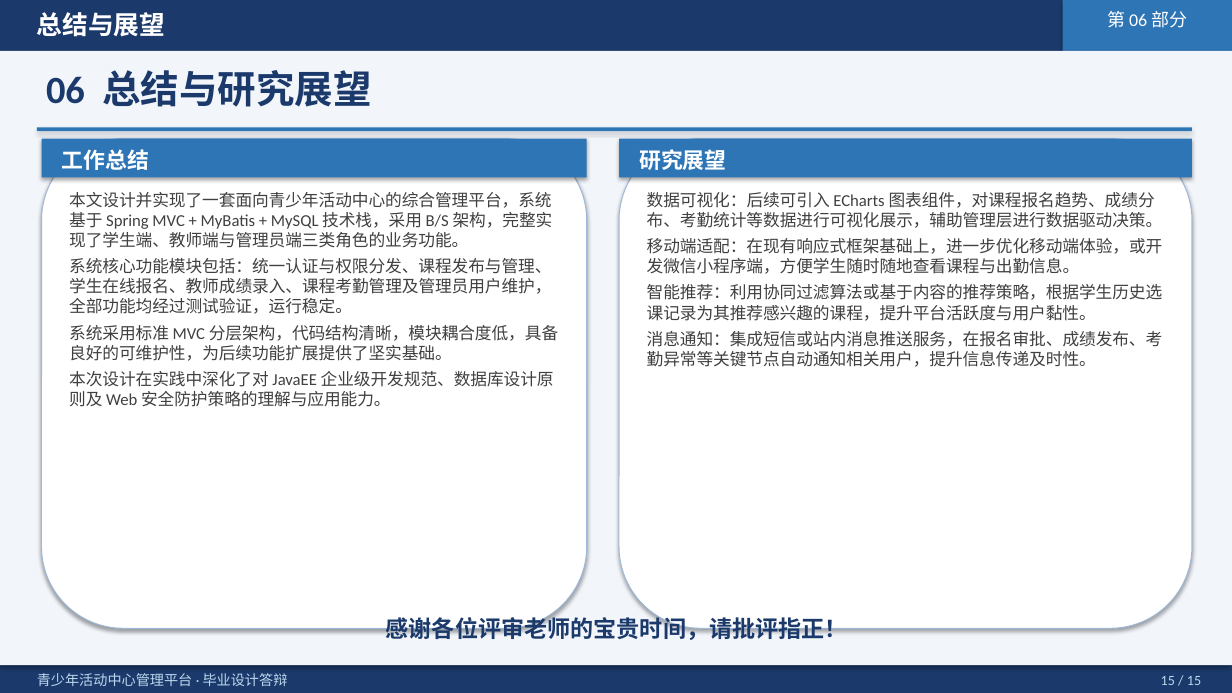
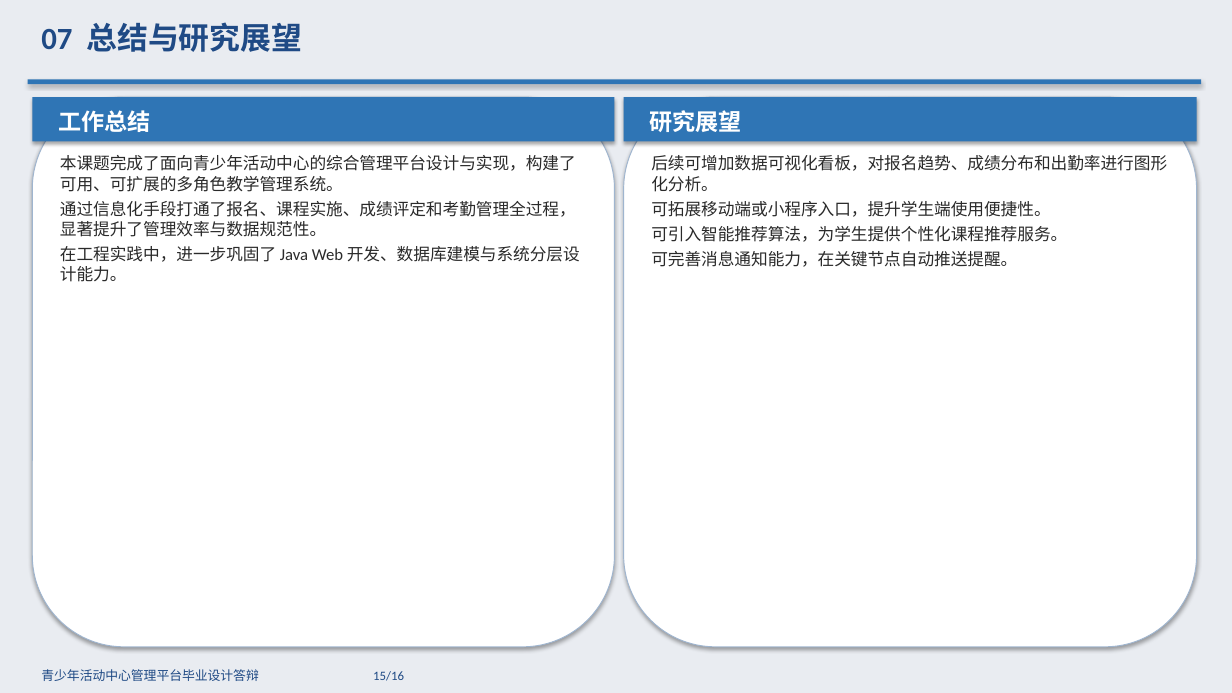
Before and after one commit to cxkqq/Student_Exam, a slide deck: slide 15 of defense_ppt.pptx. Drawn at 1232x693 pixels with LibreOffice and Linux fonts; fonts in the diff are those of the drawing. Boxes give left, top, right and bottom in pixels: in the first picture for what was removed or moved away, otherwise in the second. Text is boxed around its words. In the diff, an @@ line names an element or a change of style, - is before the commit and + after.

```diff
--- a/defense_ppt.pptx
+++ b/defense_ppt.pptx
@@ rectangle: place and size @@
-rectangle at bbox=[0, 51, 1232, 665]
+rectangle at bbox=[0, 0, 1232, 693]
@@ rectangle at bbox=[0, 0, 1232, 693]: fill #F2F6FB to #E9ECF1 @@
@@ rectangle removed at bbox=[0, 0, 1232, 51] @@
@@ text at bbox=[41, 22, 303, 52]: text changed; size 20 to 24 pt; text colour #FFFFFF to #1F4A85 @@
-总结与展望
+07 总结与研究展望
@@ rectangle removed at bbox=[1063, 0, 1232, 51] @@
@@ text removed at bbox=[1107, 11, 1187, 28] @@
-第 06 部分
@@ rectangle: place and size @@
-rectangle at bbox=[37, 128, 1192, 131]
+rectangle at bbox=[28, 79, 1202, 84]
@@ text removed at bbox=[46, 70, 371, 107] @@
-06 总结与研究展望
@@ rounded rectangle at bbox=[32, 97, 615, 647]: outline #9DB8D9 0.75 pt to #9FB5CF 0.75 pt @@
@@ rounded rectangle: place and size @@
-rounded rectangle at bbox=[42, 139, 587, 628]
+rounded rectangle at bbox=[32, 97, 615, 647]
@@ fill #2E75B6 to #2F75B5 in 3 elements at bbox=[624, 97, 1197, 141], bbox=[28, 79, 1202, 84], bbox=[32, 97, 615, 141] @@
@@ rectangle: place and size @@
-rectangle at bbox=[42, 139, 587, 177]
+rectangle at bbox=[32, 97, 615, 141]
@@ text "工作总结" at bbox=[58, 110, 150, 132]: size 17 to 18 pt @@
@@ text "工作总结": place and size @@
-text "工作总结" at bbox=[62, 149, 149, 170]
+text "工作总结" at bbox=[58, 110, 150, 132]
@@ rounded rectangle: place and size @@
-rounded rectangle at bbox=[619, 139, 1192, 628]
+rounded rectangle at bbox=[624, 97, 1197, 647]
@@ rounded rectangle at bbox=[624, 97, 1197, 647]: outline #9DB8D9 0.75 pt to #9FB5CF 0.75 pt @@
@@ rectangle: place and size @@
-rectangle at bbox=[619, 139, 1192, 177]
+rectangle at bbox=[624, 97, 1197, 141]
@@ text "研究展望": place and size @@
-text "研究展望" at bbox=[639, 149, 726, 170]
+text "研究展望" at bbox=[649, 110, 741, 132]
@@ text "研究展望" at bbox=[649, 110, 741, 132]: size 17 to 18 pt @@
@@ text at bbox=[60, 155, 580, 282]: text changed; text colour #404040 to #2A2A2A @@
-本文设计并实现了一套面向青少年活动中心的综合管理平台，系统基于 Spring MVC + MyBatis + MySQL 技术栈，采用 B/S 架构，完整实现了学生端、教师端与管理员端三类角色的业务功能。
-系统核心功能模块包括：统一认证与权限分发、课程发布与管理、学生在线报名、教师成绩录入、课程考勤管理及管理员用户维护，全部功能均经过测试验证，运行稳定。
-系统采用标准 MVC 分层架构，代码结构清晰，模块耦合度低，具备良好的可维护性，为后续功能扩展提供了坚实基础。
-本次设计在实践中深化了对 JavaEE 企业级开发规范、数据库设计原则及 Web 安全防护策略的理解与应用能力。
+本课题完成了面向青少年活动中心的综合管理平台设计与实现，构建了可用、可扩展的多角色教学管理系统。
+通过信息化手段打通了报名、课程实施、成绩评定和考勤管理全过程，显著提升了管理效率与数据规范性。
+在工程实践中，进一步巩固了 Java Web 开发、数据库建模与系统分层设计能力。
@@ text at bbox=[651, 155, 1167, 267]: text changed; text colour #404040 to #2A2A2A @@
-数据可视化：后续可引入 ECharts 图表组件，对课程报名趋势、成绩分布、考勤统计等数据进行可视化展示，辅助管理层进行数据驱动决策。
-移动端适配：在现有响应式框架基础上，进一步优化移动端体验，或开发微信小程序端，方便学生随时随地查看课程与出勤信息。
-智能推荐：利用协同过滤算法或基于内容的推荐策略，根据学生历史选课记录为其推荐感兴趣的课程，提升平台活跃度与用户黏性。
-消息通知：集成短信或站内消息推送服务，在报名审批、成绩发布、考勤异常等关键节点自动通知相关用户，提升信息传递及时性。
+后续可增加数据可视化看板，对报名趋势、成绩分布和出勤率进行图形化分析。
+可拓展移动端或小程序入口，提升学生端使用便捷性。
+可引入智能推荐算法，为学生提供个性化课程推荐服务。
+可完善消息通知能力，在关键节点自动推送提醒。
@@ text removed at bbox=[386, 614, 848, 640] @@
-感谢各位评审老师的宝贵时间，请批评指正！
@@ rectangle removed at bbox=[0, 665, 1232, 693] @@
@@ text at bbox=[41, 669, 404, 681]: text changed; size 11 to 10 pt; text colour #BDD7EE to #1F4A85 @@
-青少年活动中心管理平台 · 毕业设计答辩
+青少年活动中心管理平台毕业设计答辩 15/16
@@ text removed at bbox=[1161, 676, 1201, 685] @@
-15 / 15
```
Also in this commit, not shown: 1 other slide changed, 14 slides added, 13 slides removed.
